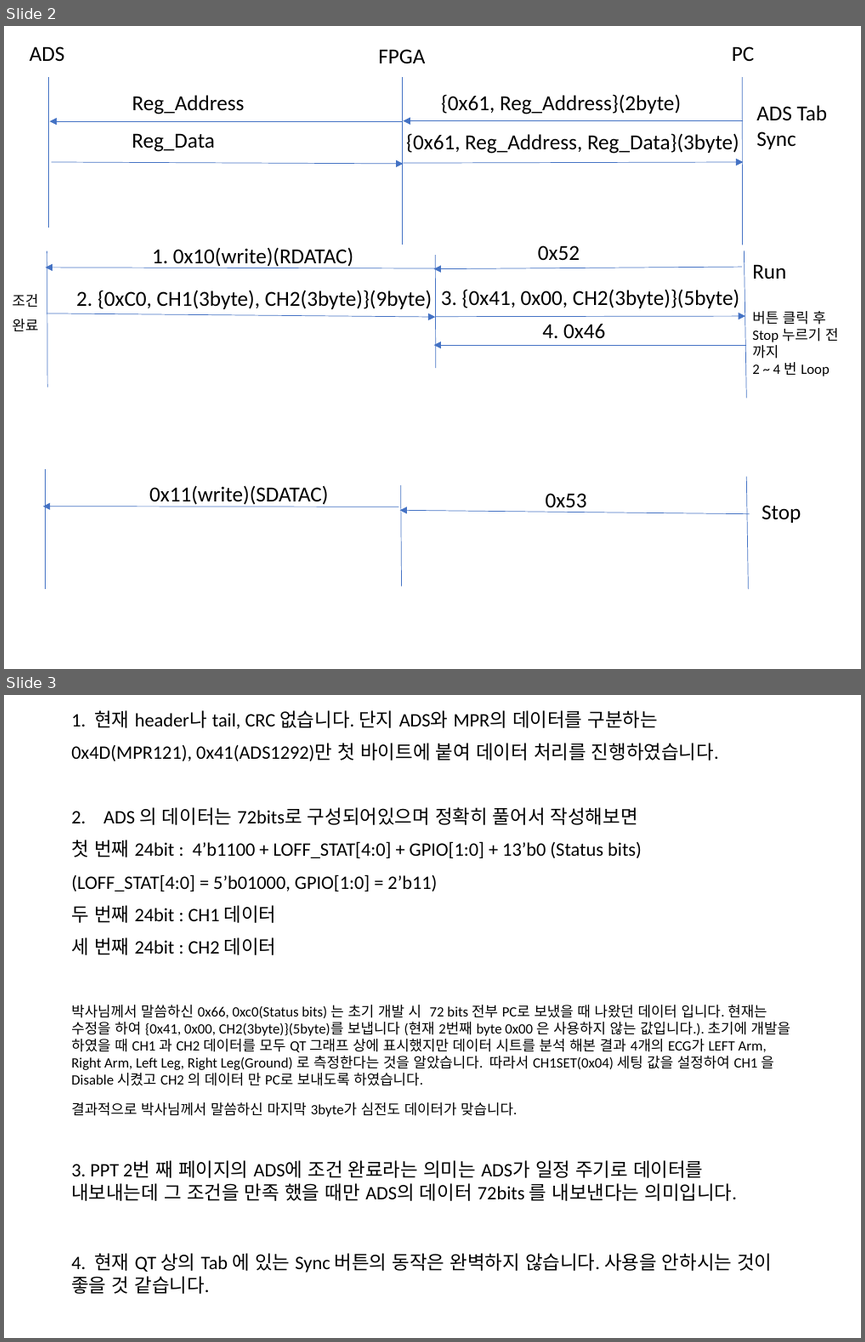
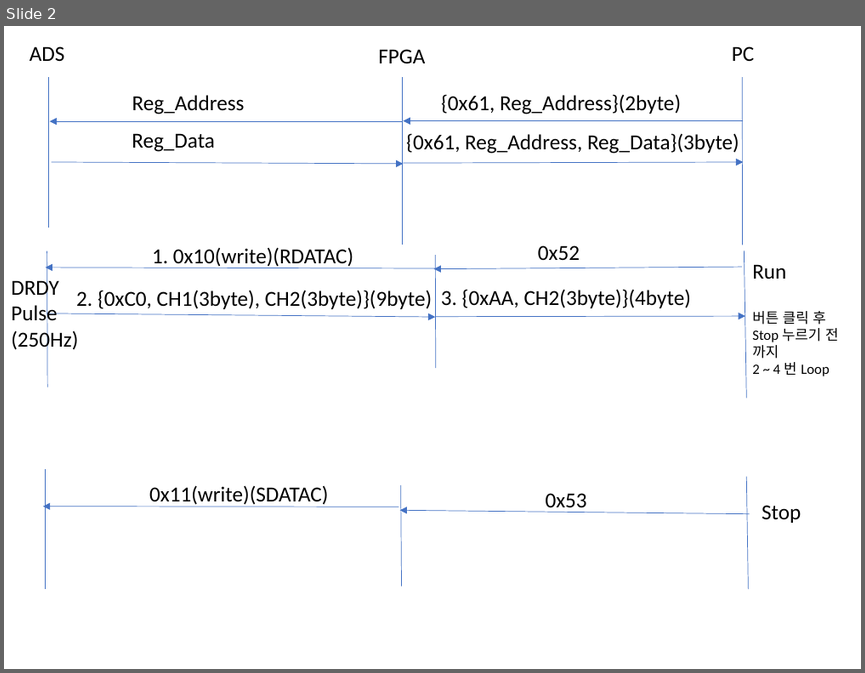
Before and after one commit to wjdwls0630/khu_sensor, a slide deck: reference/khu_sensor/Packet_Communication.pptx. Shown one above the other, each under a label of ours: slides 2 and 3 before the commit, slide 2 after it. The pictures are 865x1342 and 865x673 pixels, drawn with LibreOffice and Linux fonts; fonts in the diff are those of the drawing. Boxes give left, top, right and bottom in pixels: in the first picture for what was removed or moved away, otherwise in the second. Text is boxed around its words. In the diff, an @@ line names an element or a change of style, - is before the commit and + after.

```diff
--- a/reference/khu_sensor/Packet_Communication.pptx
+++ b/reference/khu_sensor/Packet_Communication.pptx
@@ slide 3 removed at box(4, 695, 861, 1338), background #FFFFFF @@
@@ text removed at box(71, 710, 790, 1293) @@
-1. 현재 header나 tail, CRC 없습니다. 단지 ADS와 MPR의 데이터를 구분하는
-0x4D(MPR121), 0x41(ADS1292)만 첫 바이트에 붙여 데이터 처리를 진행하였습니다.
-2. ADS 의 데이터는 72bits로 구성되어있으며 정확히 풀어서 작성해보면
-첫 번째 24bit : 4’b1100 + LOFF_STAT[4:0] + GPIO[1:0] + 13’b0 (Status bits)
-(LOFF_STAT[4:0] = 5’b01000, GPIO[1:0] = 2’b11)
-두 번째 24bit : CH1 데이터
-세 번째 24bit : CH2 데이터
-박사님께서 말씀하신 0x66, 0xc0(Status bits) 는 초기 개발 시 72 bits 전부 PC로 보냈을 때 나왔던 데이터 입니다. 현재는 수정을 하여 {0x41, 0x00, CH2(3byte)}(5byte)를 보냅니다 (현재 2번째 byte 0x00 은 사용하지 않는 값입니다.). 초기에 개발을 하였을 때 CH1 과 CH2 데이터를 모두 QT 그래프 상에 표시했지만 데이터 시트를 분석 해본 결과 4개의 ECG가 LEFT Arm, Right Arm, Left Leg, Right Leg(Ground) 로 측정한다는 것을 알았습니다. 따라서 CH1SET(0x04) 세팅 값을 설정하여 CH1 을 Disable 시켰고 CH2 의 데이터 만 PC로 보내도록 하였습니다.
-결과적으로 박사님께서 말씀하신 마지막 3byte가 심전도 데이터가 맞습니다.
-3. PPT 2번 째 페이지의 ADS에 조건 완료라는 의미는 ADS가 일정 주기로 데이터를 내보내는데 그 조건을 만족 했을 때만 ADS의 데이터 72bits 를 내보낸다는 의미입니다.
-4. 현재 QT 상의 Tab 에 있는 Sync 버튼의 동작은 완벽하지 않습니다. 사용을 안하시는 것이 좋을 것 같습니다.
@@ slide 2 changed as well @@
@@ text removed at box(756, 105, 828, 149) @@
-ADS Tab
-Sync
@@ text at box(11, 278, 78, 352): text changed; size 12 to 18 pt @@
-조건
-완료
+DRDY
+Pulse
+(250Hz)
@@ text at box(441, 289, 691, 308): text changed @@
-3. {0x41, 0x00, CH2(3byte)}(5byte)
+3. {0xAA, CH2(3byte)}(4byte)
@@ text removed at box(542, 324, 605, 338) @@
-4. 0x46
@@ arrow removed from (746, 345) to (434, 345) @@
```
Also in this commit, not shown: 1 other slide changed, 13 other files.
